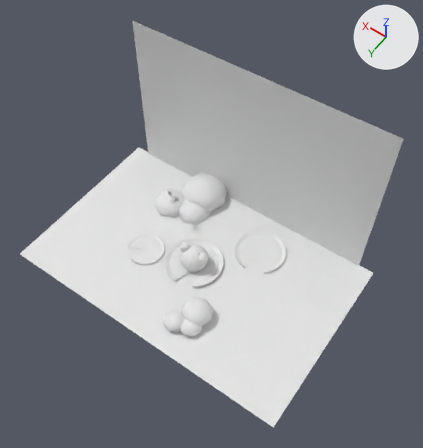
What one commit did to the Blender file scenes/frog1.blend.
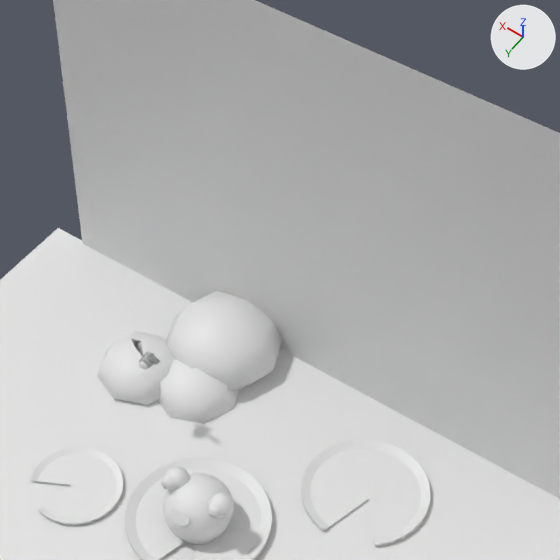
The first picture shows the older version from a 50 mm camera at (-23.4, 29.5, 55.2) aimed at (-2.0, -0.5, 8.1). The close-ups show the older and then the newer version on the part from 27% to 80% of the width and 13% to 62% of the height of that picture. Only the edits that show in the close-ups are written down. Lighting does not change. The marker at upper right points along +X, +Y and +Z.

The older version as bpy lines, for what is in view:
```python
me_plane = bpy.data.meshes.new('Plane')
me_plane.from_pydata([(-1.0, -1.0, 0.0), (1.0, -1.0, 0.0), (-1.0, 1.0, 0.0), (1.0, 1.0, 0.0)], [], [(0, 1, 3, 2)])
me_plane.materials.append(mat_material_001)  # white #e7e7e7
me_roundcube_004 = bpy.data.meshes.new('Roundcube.004')
me_roundcube_004.from_pydata(...)  # 78 vertices, 72 faces; spans x -1.57..1.03, y -1.0..1.84, z -1.13..1.0
me_roundcube_004.polygons.foreach_set('use_smooth', [True] * 72)
me_roundcube_006 = bpy.data.meshes.new('Roundcube.006')
me_roundcube_006.from_pydata(...)  # 148 vertices, 134 faces; spans x -1.12..0.18, y -1.48..1.36, z -1.5..2.1
me_roundcube_006.polygons.foreach_set('use_smooth', [True] * 134)
ob_fly = bpy.data.objects.new('Fly', me_roundcube_006)
ob_fly.location = (5.42, -3.6, 3.84)
ob_fly.rotation_euler = (-1.571, 1.571, 0.0)  # degrees (-90, 90, 0)
ob_fly.scale = (0.729, 0.655, 0.232)
ob_pond = bpy.data.objects.new('Pond', me_plane)
ob_pond.location = (0.0, -0.03, -0.16)
ob_pond.scale = (17.2, 10.7, 10.7)
ob_rock_cluster = bpy.data.objects.new('Rock Cluster', me_roundcube_004)
ob_rock_cluster.location = (6.59, -8.67, 0.66)
ob_rock_cluster.scale = (2.96, 2.96, 1.98)
# also in view: 'Lilypad.003' at (-5.3, -5.7, 0.0); 'Sky' at (0.0, -10.5, 9.5); 'Body' at (0.0, 0.0, 1.3); 'Lilypad.001' at (5.7, 1.7, 0.0); 'Lilypad' at (0.0, 0.0, 0.1)
```
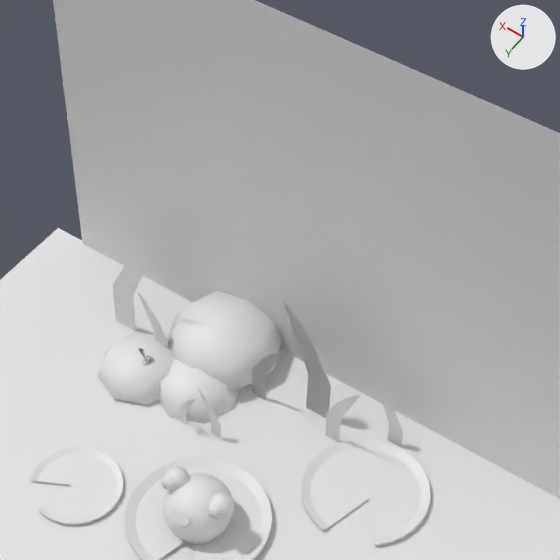
Patch to the scene script:
```diff
--- a/scenes/frog1.blend.py
+++ b/scenes/frog1.blend.py
@@ me_plane_002 @@
+me_plane_002.from_pydata(...)  # 96 vertices, 36 faces; spans x -8.2..10.6, y -1.4..6.0, z -8.8..3.5
@@ ob_fly @@
 ob_fly.rotation_euler = (-1.571, 1.571, 0.0)  # degrees (-90, 90, 0)
-ob_fly.scale = (0.729, 0.655, 0.232)
+ob_fly.scale = (0.431, 0.388, 0.137)
@@ ob_grass @@
+ob_grass = bpy.data.objects.new('Grass', me_plane_002)
+ob_grass.location = (0.0, -0.03, 5.23)
+ob_grass.rotation_euler = (-1.571, 0.0, 0.0)  # degrees (-90, 0, 0)
```

Changed parts and their boxes (x1, y1, x2, y2) in the close-ups (560 x 560 px):
'Grass', added
    after: (112, 249, 403, 447)
'Fly', rescaled (38% narrower, 41% shorter)
    before: (132, 339, 160, 370)
    after: (138, 348, 155, 366)
